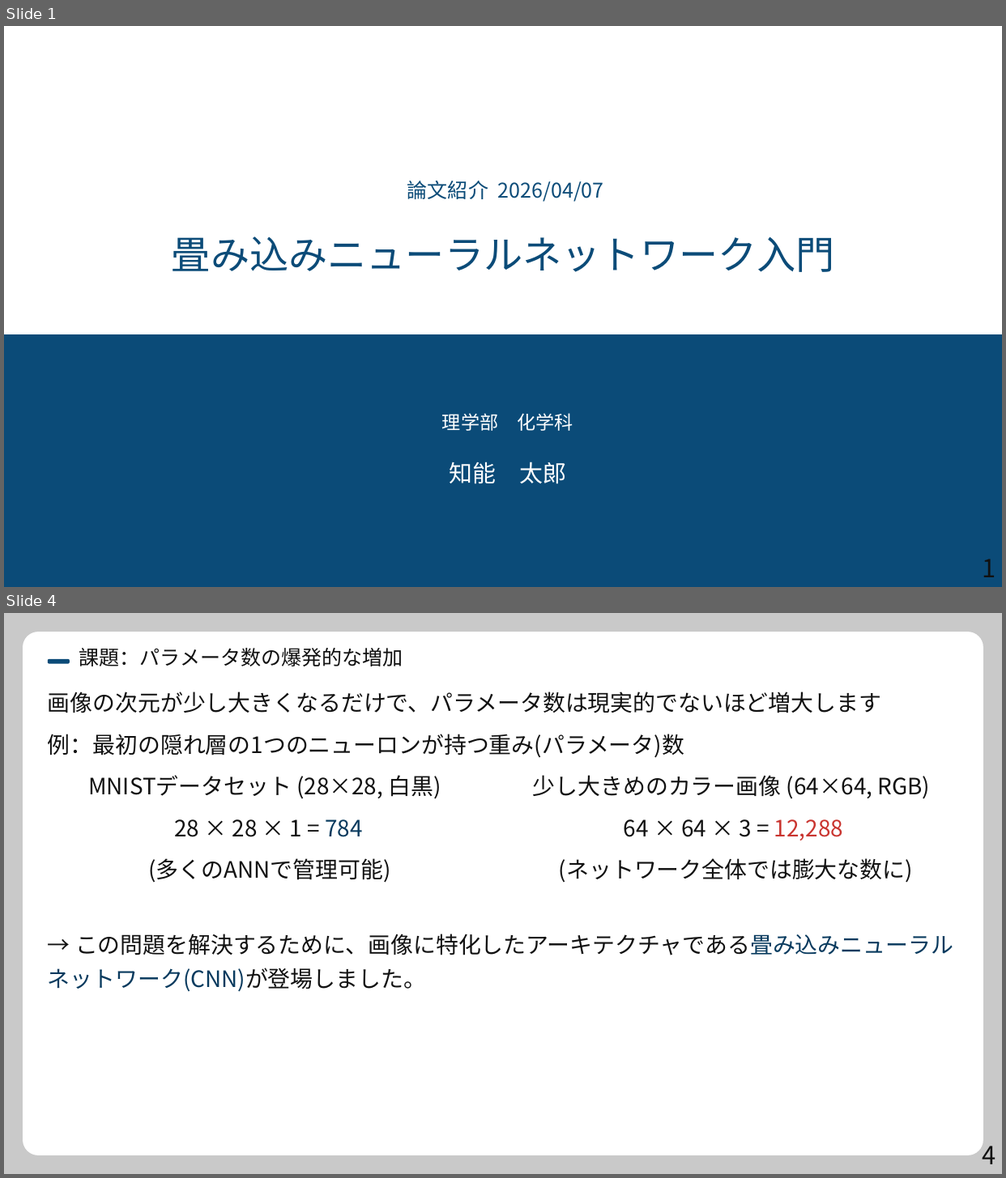
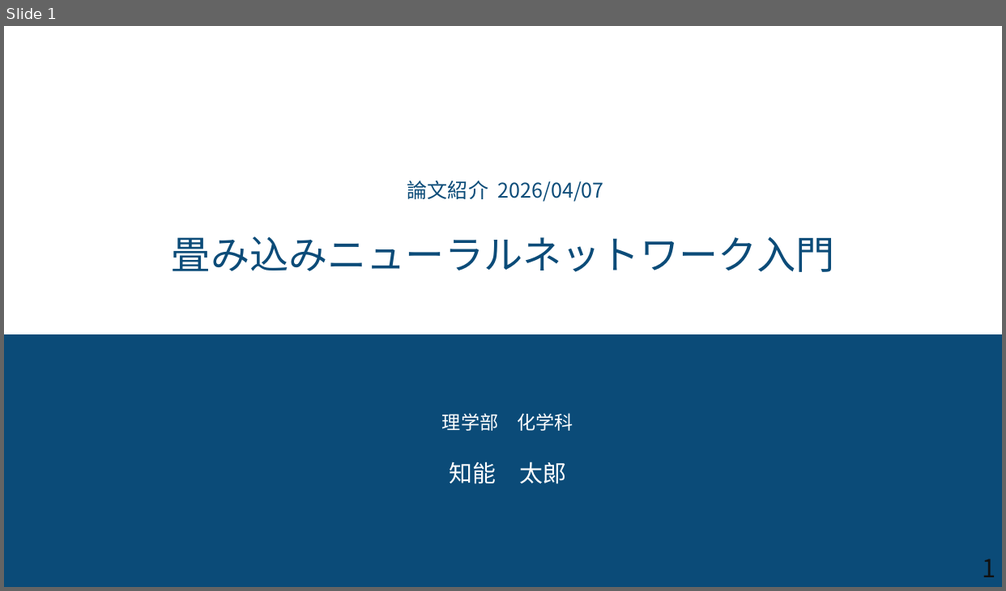
Before and after one commit to syarasyoujyu/create_presentation, a slide deck: data/CNN/step2.pptx. Shown one above the other, each under a label of ours: slides 1 and 4 before the commit, slide 1 after it; the slides between them are not shown. The pictures are 1006x1178 and 1006x591 pixels, drawn with LibreOffice and Linux fonts; fonts in the diff are those of the drawing. Boxes give left, top, right and bottom in pixels: in the first picture for what was removed or moved away, otherwise in the second. Text is boxed around its words. In the diff, an @@ line names an element or a change of style, - is before the commit and + after.

```diff
--- a/data/CNN/step2.pptx
+++ b/data/CNN/step2.pptx
@@ slide 4 removed at (x1=4, y1=613, x2=1002, y2=1174), background #FFFFFF @@
@@ freeform shape removed at (x1=4, y1=613, x2=1002, y2=1174) @@
@@ freeform shape removed at (x1=4, y1=613, x2=1002, y2=1174) @@
@@ freeform shape removed at (x1=23, y1=632, x2=983, y2=1156) @@
@@ freeform shape removed at (x1=48, y1=658, x2=69, y2=663) @@
@@ text removed at (x1=79, y1=648, x2=403, y2=666) @@
-課題：パラメータ数の爆発的な増加
@@ text removed at (x1=48, y1=692, x2=881, y2=713) @@
-画像の次元が少し大きくなるだけで、パラメータ数は現実的でないほど増大します
@@ text removed at (x1=48, y1=734, x2=684, y2=758) @@
-例：最初の隠れ層の1つのニューロンが持つ重み(パラメータ)数
@@ text removed at (x1=88, y1=775, x2=441, y2=799) @@
-MNISTデータセット (28×28, 白黒)
@@ text removed at (x1=533, y1=775, x2=931, y2=799) @@
-少し大きめのカラー画像 (64×64, RGB)
@@ text removed at (x1=174, y1=820, x2=362, y2=837) @@
-28 × 28 × 1 = 784
@@ text removed at (x1=624, y1=820, x2=843, y2=841) @@
-64 × 64 × 3 = 12,288
@@ text removed at (x1=148, y1=858, x2=390, y2=883) @@
-(多くのANNで管理可能)
@@ text removed at (x1=559, y1=858, x2=913, y2=883) @@
-(ネットワーク全体では膨大な数に)
@@ text removed at (x1=75, y1=934, x2=953, y2=956) @@
-→ この問題を解決するために、画像に特化したアーキテクチャである畳み込みニューラル
@@ text removed at (x1=48, y1=968, x2=426, y2=992) @@
-ネットワーク(CNN)が登場しました。
@@ text removed at (x1=982, y1=1139, x2=995, y2=1165) @@
-4
```
Also in this commit, not shown: 6 slides changed, 5 slides added, 3 other slides removed, 16 other files.
